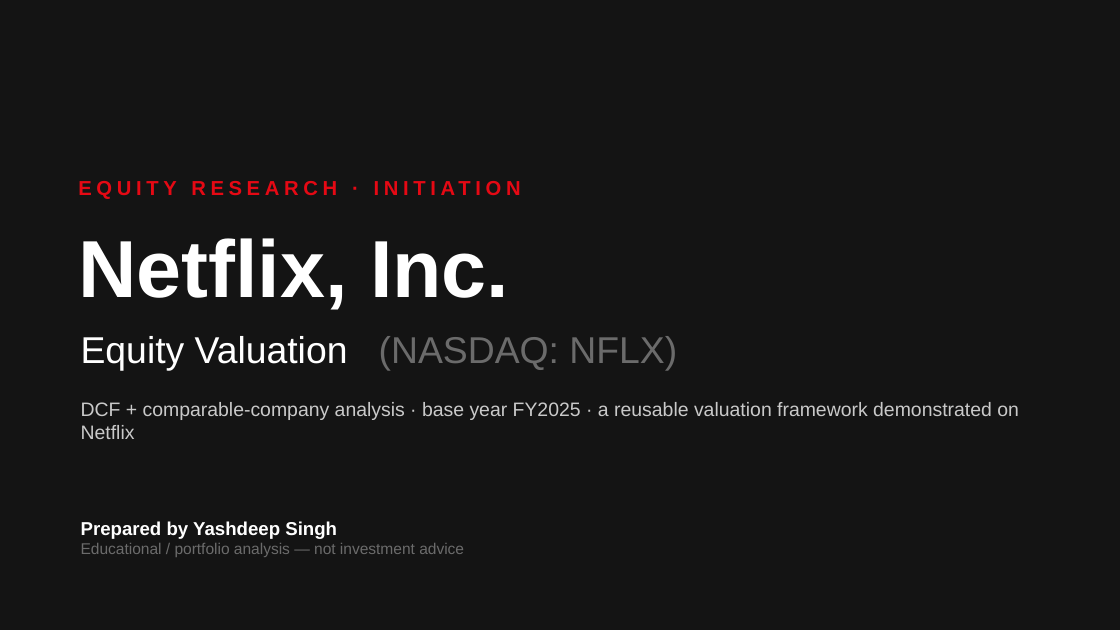
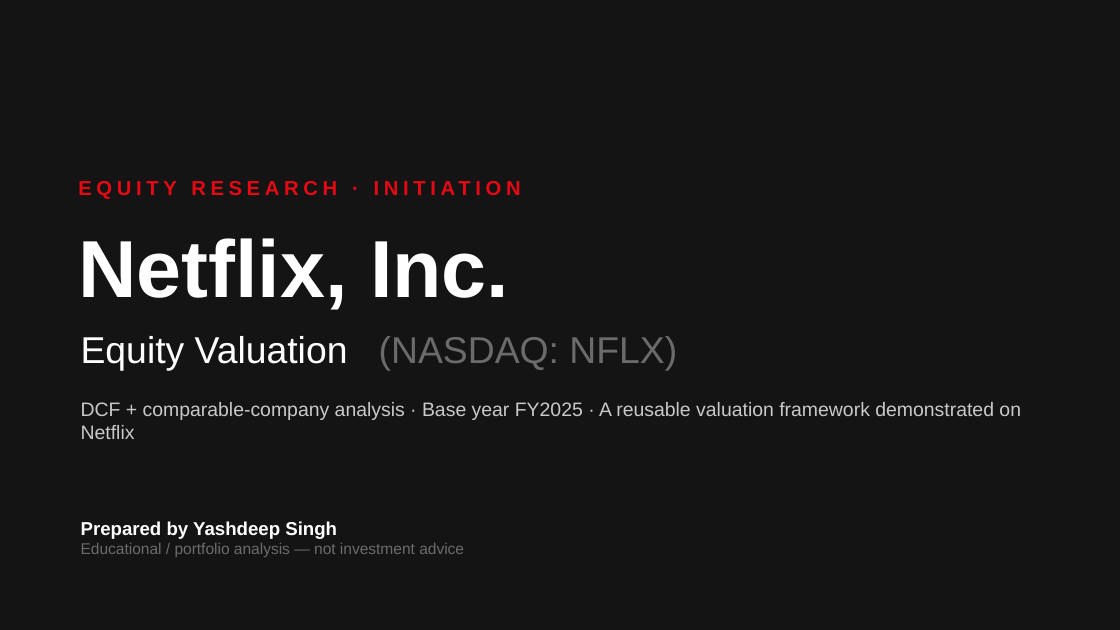
Before and after one commit to Yash5204/equity-valuation-framework, a slide deck: slide 1 of outputs/NFLX_Investment_Pitch.pptx. Drawn at 1120x630 pixels with LibreOffice and Linux fonts; fonts in the diff are those of the drawing. Boxes give left, top, right and bottom in pixels: in the first picture for what was removed or moved away, otherwise in the second. Text is boxed around its words. In the diff, an @@ line names an element or a change of style, - is before the commit and + after.

```diff
--- a/outputs/NFLX_Investment_Pitch.pptx
+++ b/outputs/NFLX_Investment_Pitch.pptx
@@ text at [81,402,1021,439]: text changed @@
-DCF + comparable-company analysis · base year FY2025 · a reusable valuation framework demonstrated on Netflix
+DCF + comparable-company analysis · Base year FY2025 · A reusable valuation framework demonstrated on Netflix
```
Also in this commit, not shown: 5 other slides changed.
